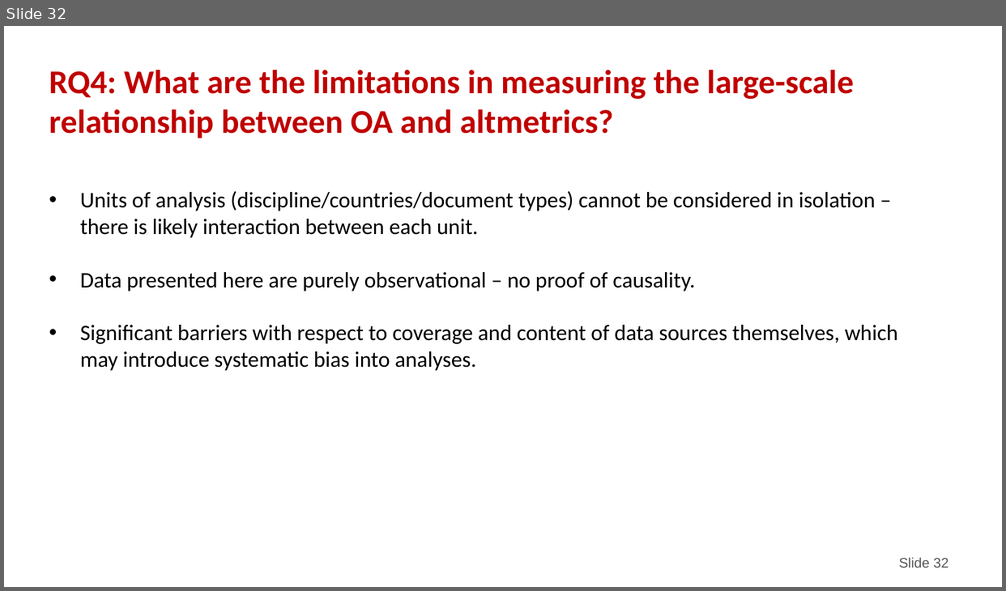
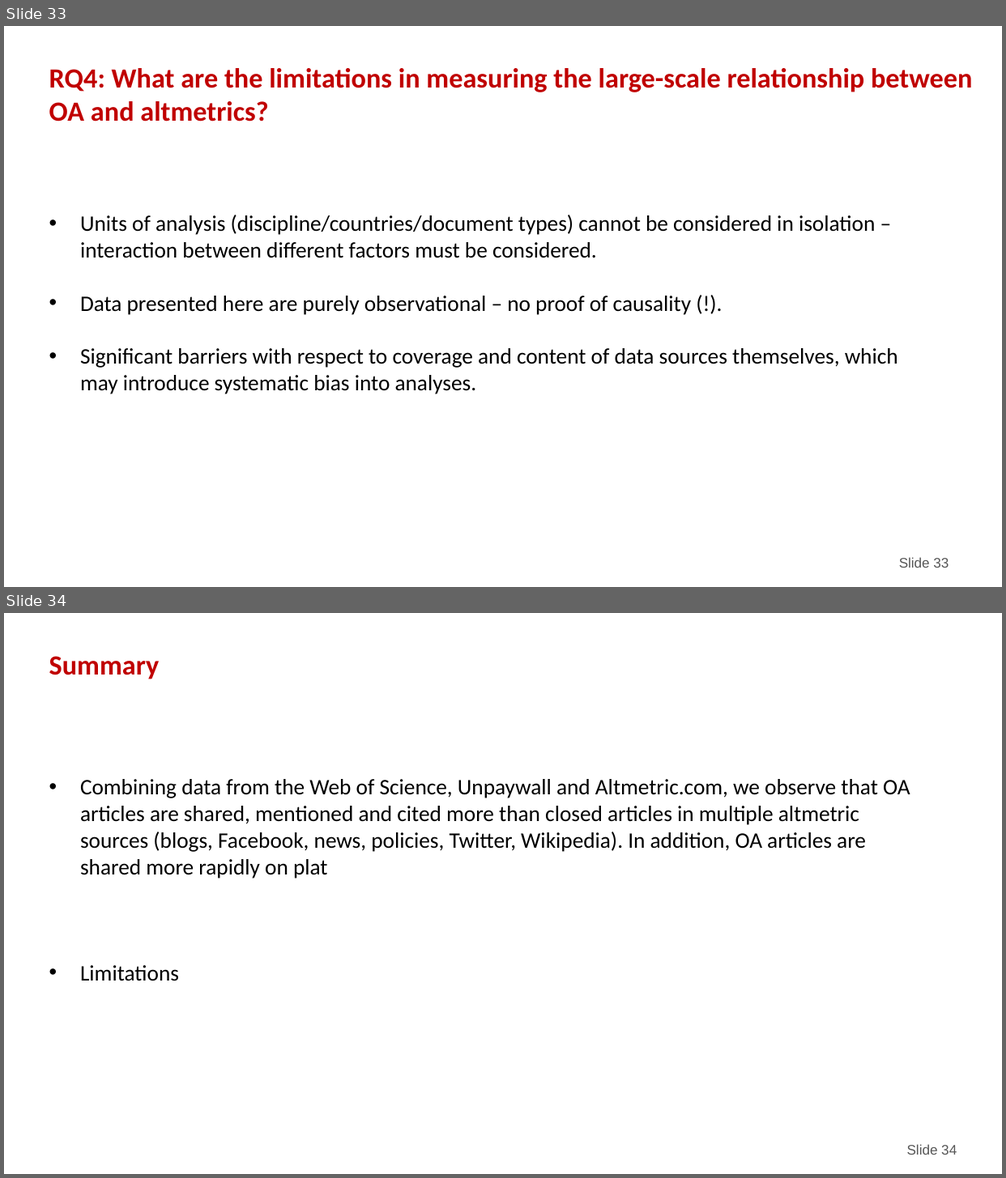
Before and after one commit to nicholasmfraser/oa_altmetrics_cwts, a slide deck: outputs/presentations/CWTS Seminar.pptx. Shown one above the other, each under a label of ours: slide 32 before the commit, slides 33 and 34 after it. The pictures are 1006x591 and 1006x1178 pixels, drawn with LibreOffice and Linux fonts; fonts in the diff are those of the drawing; background and template pictures are left out. Boxes give left, top, right and bottom in pixels: in the first picture for what was removed or moved away, otherwise in the second. Text is boxed around its words. In the diff, an @@ line names an element or a change of style, - is before the commit and + after.

```diff
--- a/outputs/presentations/CWTS Seminar.pptx
+++ b/outputs/presentations/CWTS Seminar.pptx
@@ slide 34 added at [4,613,1002,1174], background #FFFFFF @@
@@ text added at [49,656,160,679], 20 pt, text #C00000, bold @@
+Summary
@@ text added at [80,779,910,982], 16 pt, text #000000 @@
+• Combining data from the Web of Science, Unpaywall and Altmetric.com, we observe that OA articles are shared, mentioned and cited more than closed articles in multiple altmetric sources (blogs, Facebook, news, policies, Twitter, Wikipedia). In addition, OA articles are shared more rapidly on plat
+• Limitations
@@ page number added at [907,1144,957,1155], 10 pt, text #565656 @@
+Slide 34
@@ what was slide 32 is now slide 33 @@
@@ slide 33 changed as well @@
@@ text "RQ4: What are the limitations ..." at [49,68,972,122]: size 24 to 20 pt @@
@@ text "Units of analysis (discipline/countries/document types) ...": place and size @@
-text "Units of analysis (discipline/countries/document types) ..." at [80,191,898,371]
+text "Units of analysis (discipline/countries/document types) ..." at [80,215,898,395]
@@ text at [80,215,875,315]: text changed @@
-• Units of analysis (discipline/countries/document types) cannot be considered in isolation – there is likely interaction between each unit.
-• Data presented here are purely observational – no proof of causality.
+• Units of analysis (discipline/countries/document types) cannot be considered in isolation – interaction between different factors must be considered.
+• Data presented here are purely observational – no proof of causality (!).
@@ page number at [899,557,948,568]: text changed @@
-Slide 32
+Slide 33
```
Also in this commit, not shown: 27 other slides changed, 6 other slides added, 6 slides removed, 1 other file.
